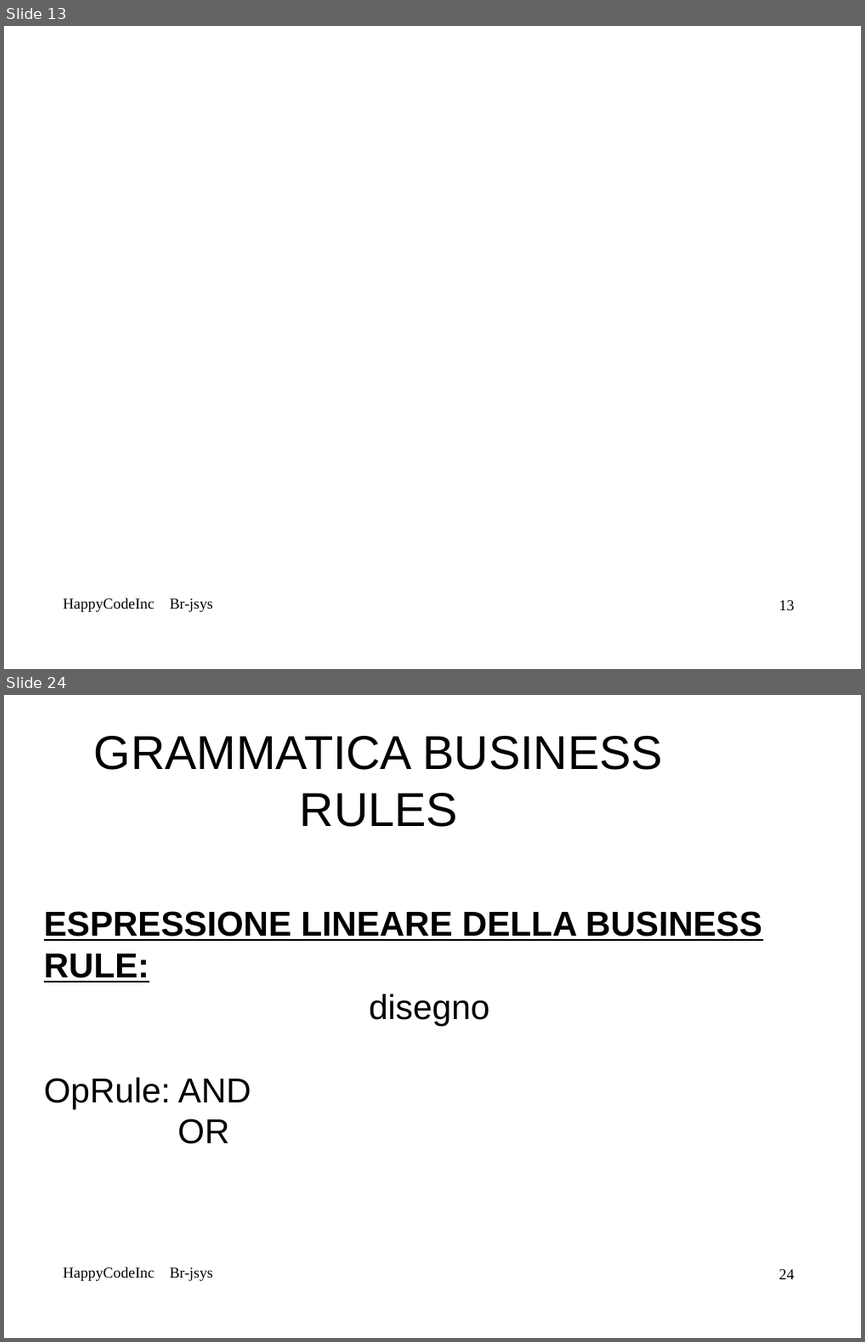
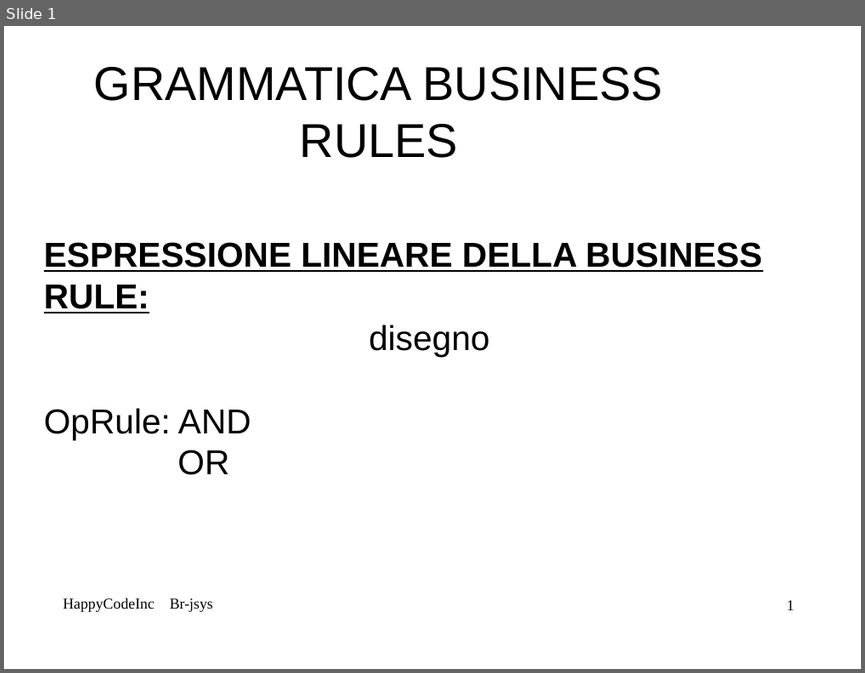
Before and after one commit to mbortola/br-jsys, a slide deck: trunk/RPD-presentation/Alessia-RPD.odp. Shown one above the other, each under a label of ours: slides 13 and 24 before the commit, slide 1 after it; the slides between them are not shown. The pictures are 865x1342 and 865x673 pixels, drawn with LibreOffice and Linux fonts; fonts in the diff are those of the drawing; background and template pictures are left out. Boxes give left, top, right and bottom in pixels: in the first picture for what was removed or moved away, otherwise in the second. Text is boxed around its words. In the diff, an @@ line names an element or a change of style, - is before the commit and + after.

```diff
--- a/trunk/RPD-presentation/Alessia-RPD.odp
+++ b/trunk/RPD-presentation/Alessia-RPD.odp
@@ slide 13 removed at (4, 26, 861, 669), background picture (left out); not listed: 1 template element that a slide beside it also shows @@
@@ text removed at (63, 597, 213, 612) @@
-HappyCodeInc Br-jsys
@@ what was slide 24 is now slide 1 @@
@@ page number at (787, 600, 794, 610): text changed @@
-24
+1
```
Also in this commit, not shown: 3 slides changed, 37 other slides removed.
